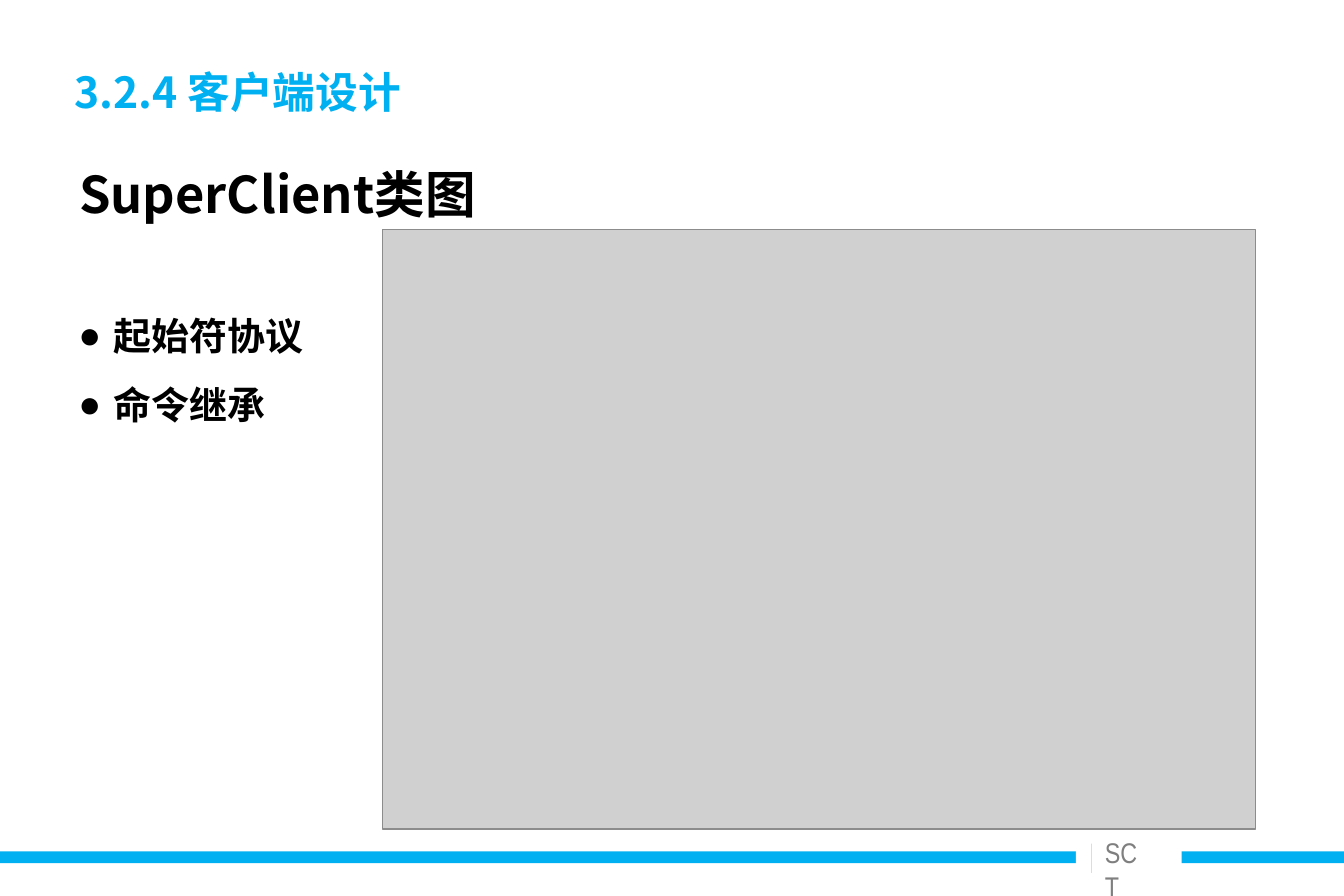
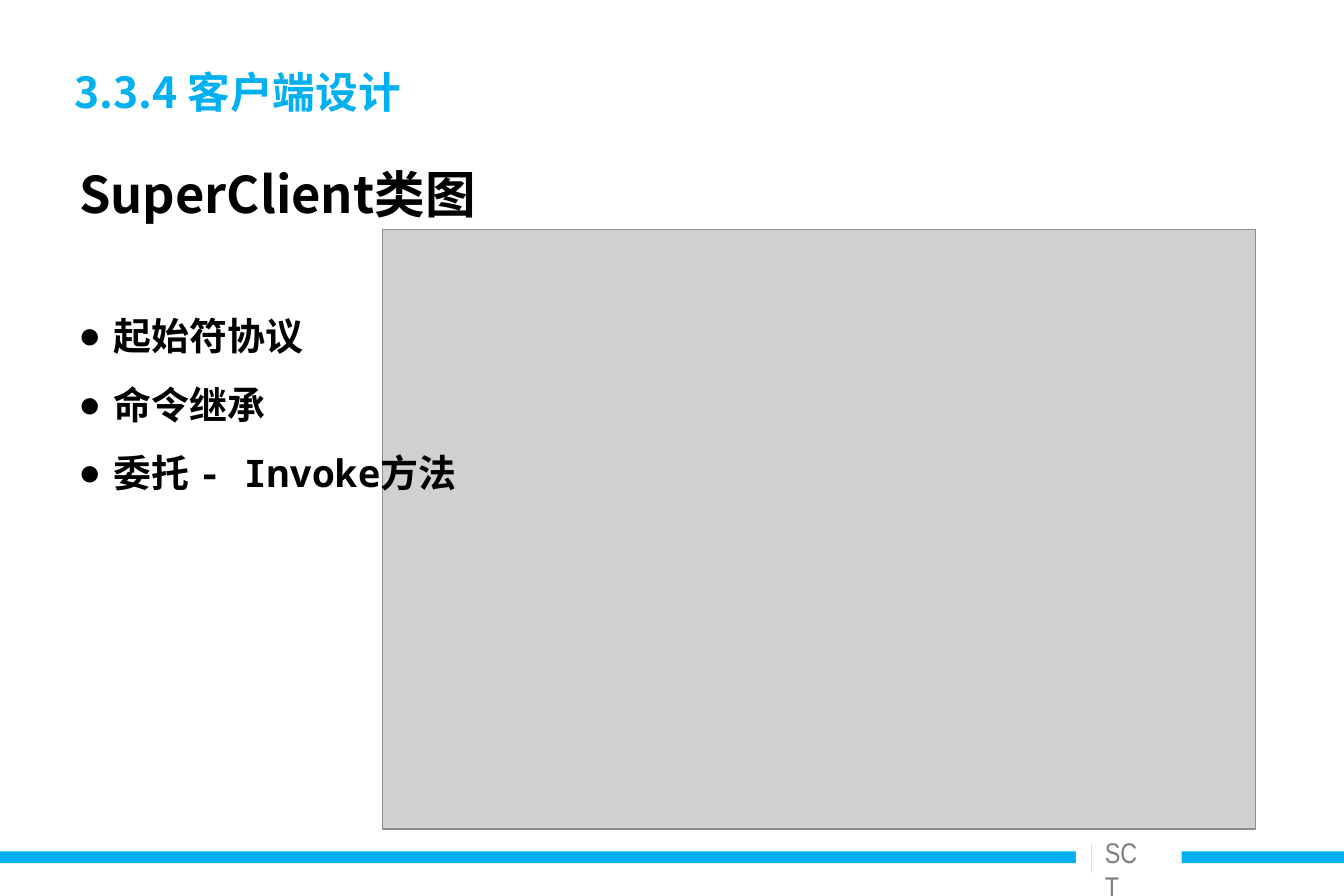
Before and after one commit to Snowin1994/-, a slide deck: slide 21 of 毕业设计相关/答辩ppt/安全聊天工具的设计与实现_v0.9.ppt (slide 23 before the commit). Drawn at 1344x896 pixels with LibreOffice and Linux fonts; fonts in the diff are those of the drawing; grey boxes stand for pictures. Boxes give left, top, right and bottom in pixels: in the first picture for what was removed or moved away, otherwise in the second. Text is boxed around its words. In the diff, an @@ line names an element or a change of style, - is before the commit and + after.

```diff
--- a/毕业设计相关/答辩ppt/安全聊天工具的设计与实现_v0.9.ppt
+++ b/毕业设计相关/答辩ppt/安全聊天工具的设计与实现_v0.9.ppt
@@ title at (74, 71, 400, 112): text changed @@
-3.2.4 客户端设计
+3.3.4 客户端设计
@@ text at (114, 452, 456, 498): paragraph added @@
+● 委托 - Invoke方法
```
Also in this commit, not shown: 21 other slides changed, 4 slides added, 7 slides removed, 23 other files.
